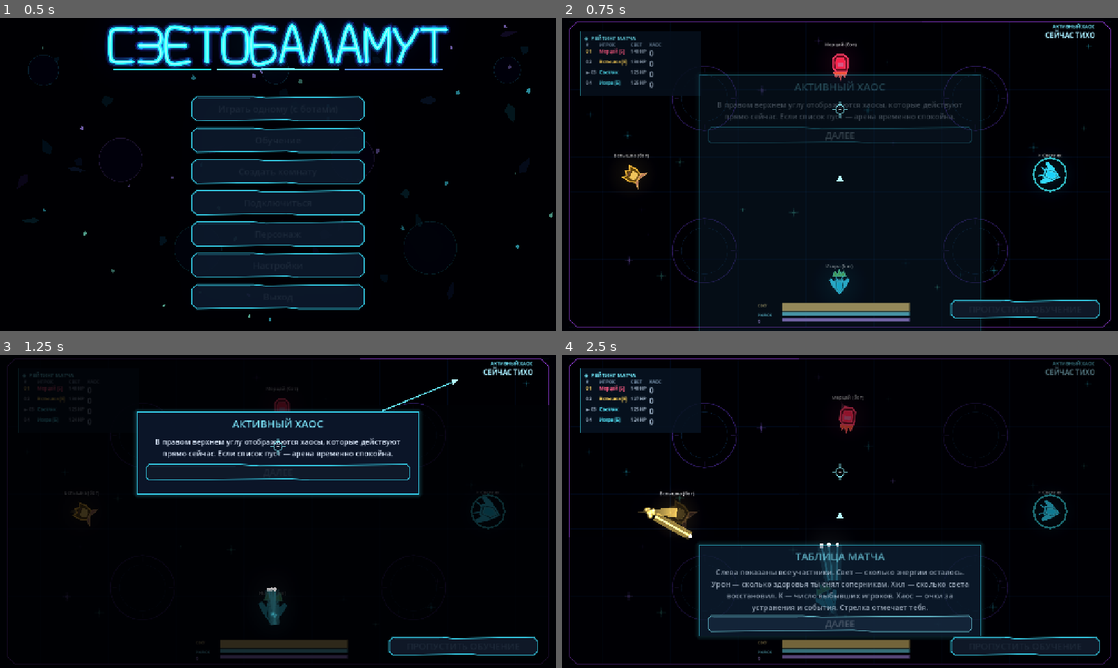
Above: before the commit, frames 1-4 (two rows, left to right).
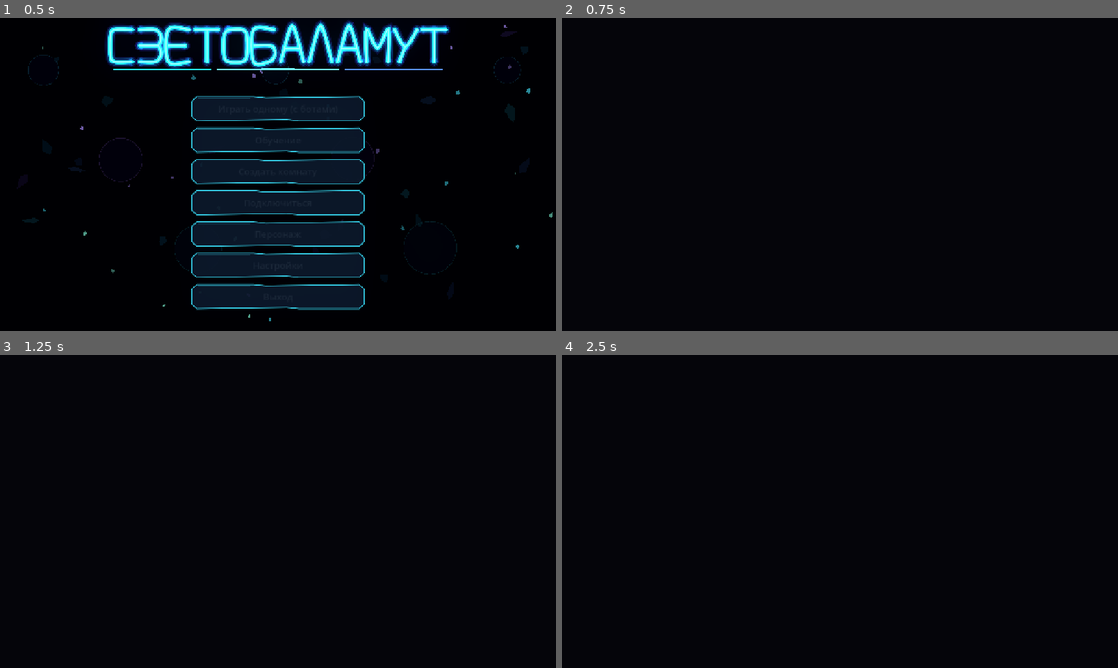
Above: after the commit, the same moments.

Repository: DvoreZZKy/svetobalamut
Game: Godot game, scene res://scenes/menu.tscn
The game is run twice, just before and just after one commit, with the same random seed, the same clock (stepped at 60 frames per second) and the same inputs.
Inputs (mouse positions are in pixels of both pictures, inside the frame that each line leads up to):
- Up to frame 1 (0.5 s): no input
- Up to frame 2 (0.75 s): click "Играть одному (с ботами)" at 0.5 s
- Up to frame 3 (1.25 s): no input
- Up to frame 4 (2.5 s): tap Enter (restart) at 1.25 s; move the mouse to (962, 495) at 1.27 s; press the mouse at (962, 495) at 1.28 s; hold D (right) 1.28-2 s; tap E (possess) at 1.55 s; release the mouse at (962, 495) at 2 s; click (840, 473) at 2 s, where only the run before the commit has a clickable "ДАЛЕЕ"

Frame 1 is identical in both runs. In frame 2, 8.0% of the frame differs, in the area x 1-99%, y 1-100%; in frame 3, 19%; in frame 4, 21%, in the area x 1-99%, y 1-99%.
Error after the commit: Parse Error: Unindent doesn't match the previous indentation level. (res://scripts/arena.gd:82)

Commit message:
Improve arena controls HUD and interactive match results

Diff:
--- a/scripts/arena.gd
+++ b/scripts/arena.gd
@@ -65,7 +65,15 @@
 		heal_strength = maxf(heal_strength, clampf(amount / 18.0, 0.25, 0.85))
 		queue_redraw()
 
-	func _process(dt: float) -> void:
+
+func _input(event: InputEvent) -> void:
+	if event is InputEventMouseMotion and not pause_open:
+		var sensitivity := G.mouse_sensitivity if G.match_mouse_sensitivity else 1.0
+		aim_screen_pos += event.relative * sensitivity
+		aim_screen_pos = aim_screen_pos.clamp(Vector2.ZERO, get_viewport().get_visible_rect().size)
+
+
+func _process(dt: float) -> void:
 		damage_strength = move_toward(damage_strength, 0.0, dt * 2.8)
 		heal_strength = move_toward(heal_strength, 0.0, dt * 2.2)
 		if damage_strength > 0.01 or heal_strength > 0.01:
@@ -100,6 +108,10 @@
 var capsule_reload_bar: ProgressBar
 var cursor_layer: CanvasLayer
 var cursor_canvas: Control
+var aim_screen_pos := Vector2.ZERO
+var stopwatch_lbl: Label
+var result_cards: Array[Button] = []
+var result_detail_open := false
 var banner: Label
 var score_lbl: RichTextLabel
 var help_lbl: Label
@@ -308,10 +320,10 @@
 	timer_lbl.mouse_filter = Control.MOUSE_FILTER_IGNORE
 	timer_lbl.anchor_left = 1.0
 	timer_lbl.anchor_right = 1.0
-	timer_lbl.offset_left = -383
-	timer_lbl.offset_right = -53
-	timer_lbl.offset_top = 12
-	timer_lbl.offset_bottom = 270
+	timer_lbl.offset_left = -430
+	timer_lbl.offset_right = -100
+	timer_lbl.offset_top = 74
+	timer_lbl.offset_bottom = 332
 	timer_lbl.horizontal_alignment = HORIZONTAL_ALIGNMENT_RIGHT
 	timer_lbl.add_theme_font_size_override("normal_font_size", 11)
 	timer_lbl.add_theme_font_override("normal_font", _bold_hud_font())
@@ -320,6 +332,14 @@
 	timer_lbl.add_theme_constant_override("table_v_separation", 1)
 	timer_lbl.modulate = Color("#a9efff")
 	cl.add_child(timer_lbl)
+	stopwatch_lbl = _label("00:00", 20, Vector2.ZERO, Vector2(160, 34), cl, true)
+	stopwatch_lbl.anchor_left = 0.5
+	stopwatch_lbl.anchor_right = 0.5
+	stopwatch_lbl.offset_left = -80
+	stopwatch_lbl.offset_right = 80
+	stopwatch_lbl.offset_top = 14
+	stopwatch_lbl.offset_bottom = 48
+	stopwatch_lbl.add_theme_color_override("font_color", Color("#b7f7ff"))
 	banner = _label("", 70, Vector2.ZERO, Vector2(1280, 100), cl, true)
 	banner.anchor_left = 0.5
 	banner.anchor_right = 0.5
@@ -333,7 +353,7 @@
 	score_lbl.bbcode_enabled = true
 	score_lbl.fit_content = false
 	score_lbl.scroll_active = false
-	score_lbl.position = Vector2(42, 30)
+	score_lbl.position = Vector2(52, 74)
 	score_lbl.size = Vector2(280, 150)
 	score_lbl.clip_contents = true
 	score_lbl.mouse_filter = Control.MOUSE_FILTER_IGNORE
@@ -513,6 +533,15 @@
 	cl.add_child(over_menu_btn)
 	over_restart_btn.visible = false
 	over_menu_btn.visible = false
+	for category in ["УРОН", "ХИЛ", "УБИЙСТВА", "ХАОС"]:
+		var card := FacetButton.new()
+		card.text = category
+		card.custom_minimum_size = Vector2(190, 118)
+		card.visible = false
+		_style_result_button(card, Color("#64eaff"))
+		card.pressed.connect(_open_result_category.bind(category))
+		cl.add_child(card)
+		result_cards.append(card)
 
 
 # -------------------------------------------------------------- рисование --
@@ -669,33 +698,39 @@
 	add_child(cursor_layer)
 	cursor_canvas = Control.new()
 	cursor_canvas.mouse_filter = Control.MOUSE_FILTER_IGNORE
-	cursor_canvas.size = Vector2(38, 38)
+	cursor_canvas.size = Vector2(48, 48)
 	cursor_canvas.z_index = 100
 	cursor_canvas.draw.connect(_draw_aim_cursor)
 	cursor_layer.add_child(cursor_canvas)
-	Input.mouse_mode = Input.MOUSE_MODE_HIDDEN
+	Input.mouse_mode = Input.MOUSE_MODE_CAPTURED
+	aim_screen_pos = get_viewport().get_visible_rect().size * 0.5
 
 
 func _draw_aim_cursor() -> void:
 	if not is_instance_valid(cursor_canvas):
 		return
-	var center := Vector2(19, 19)
+	var center := Vector2(24, 24)
 	var color := Color("#8df6ff")
-	cursor_canvas.draw_arc(center, 10.0, 0.0, TAU, 32, Color(color, 0.9), 1.6, true)
-	cursor_canvas.draw_line(Vector2(19, 1), Vector2(19, 8), color, 2.0, true)
-	cursor_canvas.draw_line(Vector2(19, 30), Vector2(19, 37), color, 2.0, true)
-	cursor_canvas.draw_line(Vector2(1, 19), Vector2(8, 19), color, 2.0, true)
-	cursor_canvas.draw_line(Vector2(30, 19), Vector2(37, 19), color, 2.0, true)
-	cursor_canvas.draw_circle(center, 2.0, Color.WHITE)
+	cursor_canvas.draw_arc(center, 13.0, 0.0, TAU, 32, Color.BLACK, 5.0, true)
+	cursor_canvas.draw_arc(center, 13.0, 0.0, TAU, 32, Color(color, 1.0), 2.8, true)
+	cursor_canvas.draw_line(Vector2(24, 0), Vector2(24, 9), Color.BLACK, 5.0, true)
+	cursor_canvas.draw_line(Vector2(24, 39), Vector2(24, 48), Color.BLACK, 5.0, true)
+	cursor_canvas.draw_line(Vector2(0, 24), Vector2(9, 24), Color.BLACK, 5.0, true)
+	cursor_canvas.draw_line(Vector2(39, 24), Vector2(48, 24), Color.BLACK, 5.0, true)
+	cursor_canvas.draw_line(Vector2(24, 0), Vector2(24, 9), color, 2.2, true)
+	cursor_canvas.draw_line(Vector2(24, 39), Vector2(24, 48), color, 2.2, true)
+	cursor_canvas.draw_line(Vector2(0, 24), Vector2(9, 24), color, 2.2, true)
+	cursor_canvas.draw_line(Vector2(39, 24), Vector2(48, 24), color, 2.2, true)
+	cursor_canvas.draw_circle(center, 3.0, Color.WHITE)
 
 
 func _read_input() -> Dictionary:
 	return {
 		"mv": Input.get_vector("left", "right", "up", "down"),
-		"aim": get_global_mouse_position(),
+		"aim": get_canvas_transform().affine_inverse() * aim_screen_pos,
 		"fire": Input.is_action_pressed("fire"),
 		"dash": Input.is_action_pressed("dash"),
-		"poss": Input.is_action_pressed("possess"),
+		"poss": Input.is_action_pressed("possess") or (bool(view.get("pl", []).filter(func(p): return int(p.i) == local_id and p.s).size() > 0) and Input.is_action_pressed("fire")),
 		"ability": Input.is_action_just_pressed("ability"),
 	}
 
@@ -716,7 +751,7 @@
 	ability_latch = maxf(0.0, ability_latch - dt)
 	inp["ability"] = ability_latch > 0.0
 	if pause_open:
-		inp = {"mv": Vector2.ZERO, "aim": get_global_mouse_position(),
+		inp = {"mv": Vector2.ZERO, "aim": get_canvas_transform().affine_inverse() * aim_screen_pos,
 			"fire": false, "dash": false, "poss": false, "ability": false}
 	if not is_client:
 		sim.inputs[local_id] = inp
@@ -763,7 +798,7 @@
 		bullet_layer.queue_redraw()
 	last_bullet_count = bullet_count
 	if is_instance_valid(cursor_canvas):
-		cursor_canvas.position = get_viewport().get_mouse_position() - cursor_canvas.size * 0.5
+		cursor_canvas.position = aim_screen_pos - cursor_canvas.size * 0.5
 		cursor_canvas.queue_redraw()
 	shake = maxf(0.0, shake - (shake * 8.0 + 25.0) * dt)
 	var s: float = shake if G.shake_on else 0.0
@@ -841,7 +876,7 @@
 		cam.rotation = 0.0
 	if is_instance_valid(cursor_canvas):
 		cursor_canvas.visible = not pause_open
-	Input.mouse_mode = Input.MOUSE_MODE_VISIBLE if pause_open else Input.MOUSE_MODE_HIDDEN
+	Input.mouse_mode = Input.MOUSE_MODE_VISIBLE if pause_open else Input.MOUSE_MODE_CAPTURED
 	if pause_open:
 		pause_title.text = "ПАУЗА" if (not Net.online or G.tutorial_active) else "МЕНЮ МАТЧА"
 		pause_menu_btn.text = "ВЫЙТИ ИЗ МАТЧА"
@@ -961,8 +996,9 @@
 			pv.hat = new_hat
 		var lbl: Label = pv.lbl
 		root.visible = vis
-		local_ring.visible = (id == local_id and not shadow and not _is_potato())
-		local_ring.width = 4.0 + 1.5 * (0.5 + 0.5 * sin(t * 5.0))
+		local_ring.visible = ((id == local_id and not shadow) or float(pd.get("dr", 0.0)) > 0.0) and not _is_potato()
+		local_ring.default_color = Color("#ffdc70") if float(pd.get("dr", 0.0)) > 0.0 else Color("#8df6ff")
+		local_ring.width = 5.0 + 2.0 * (0.5 + 0.5 * sin(t * 7.0))
 		capsule_charge_ring.visible = false
 		var ability_ring: Line2D = pv.ability_ring
 		var ability_on: bool = float(pd.get("ab", 0.0)) > 0.0 and not shadow and (int(pd.k) == 0 or int(pd.k) == 1)
@@ -992,7 +1028,7 @@
 			if not _is_potato():
 				actor.scale = Vector2.ONE * 0.62 * (1.0 + 0.025 * sin(t * 4.0 + float(id)))
 		else:
-			var c := col if _is_potato() else G.hdr(col, 0.78 + 0.42 * lf)
+			var c := col if _is_potato() else G.hdr(col, 1.0 + 0.55 * lf)
 			if pd.h > 0.0:
 				c = Color.WHITE if _is_potato() else Color(3.2, 3.2, 3.2)
 			if pd.iv > 0.0 and not _is_potato():
@@ -1004,7 +1040,7 @@
 				root.position += Vector2(randf_range(-6, 6), randf_range(-6, 6))
 			actor.modulate = c
 			var hc := G.hdr(col, 0.12 + 0.28 * lf)
-			hc.a = 0.12 + 0.22 * lf
+			hc.a = 0.20 + 0.32 * lf
 			halo.modulate = hc
 		lbl.visible = vis and not shadow
 		var nm: String = pd.n
@@ -1155,6 +1191,8 @@
 	if pause_open:
 		_layout_pause_menu()
 	var over: bool = view.get("ph", "play") == "over"
+	var elapsed := int(float(view.get("elapsed", 0.0)))
+	stopwatch_lbl.text = "%02d:%02d" % [elapsed / 60, elapsed % 60]
 	var active_chaos: Array[String] = []
 	var fx: Dictionary = view.get("fx", {})
 	for chaos_key in fx.keys():
@@ -1241,6 +1279,9 @@
 		over_lbl.visible = true
 		over_restart_btn.visible = not is_client
 		over_menu_btn.visible = true
+		over_menu_btn.text = "В МЕНЮ"
+		if not over_menu_btn.pressed.is_connected(_to_menu):
+			over_menu_btn.pressed.connect(_to_menu)
 		var wn := "никто"
 		for pd in view.get("pl", []):
 			if pd.i == view.get("wn", 0):
@@ -1258,26 +1299,55 @@
 		kill_rank.sort_custom(func(a, b): return int(a.ki) > int(b.ki))
 		chaos_rank.sort_custom(func(a, b): return int(a.pt) > int(b.pt))
 		var report := "[center][font_size=30][b][color=#68edff]◈  ИТОГИ МАТЧА  ◈[/color][/b][/font_size]\n"
-		report += "[font_size=24][color=#ffffff]ПОБЕДИТЕЛЬ[/color]  [color=#ffd76a]%s[/color][/font_size]\n" % wn
-		report += "[color=#52718e]━━━━━━━━━━━━━━━━━━━━━━━━━━━━━━━━━━━━[/color]\n"
-		report += "[font_size=18][b][color=#ff8d83]⚔  УРОН[/color][/b][/font_size]\n"
-		report += "[font_size=20][color=#eaf6ff]%s[/color][/font_size]\n" % _rank_line(damage_rank, "dm")
-		report += "[font_size=18][b][color=#69e9bd]✚  ВОССТАНОВЛЕНИЕ[/color][/b][/font_size]\n"
-		report += "[font_size=20][color=#eaf6ff]%s[/color][/font_size]\n" % _rank_line(heal_rank, "hl")
-		report += "[font_size=18][b][color=#c5a0ff]✦  УБИЙСТВА[/color][/b][/font_size]\n"
-		report += "[font_size=20][color=#eaf6ff]%s[/color][/font_size]\n" % _rank_line(kill_rank, "ki")
-		report += "[font_size=18][b][color=#ffd76a]☄  ХАОС[/color][/b][/font_size]\n"
-		report += "[font_size=20][color=#eaf6ff]%s[/color][/font_size][/center]" % _rank_line(chaos_rank, "pt")
+		report += "[font_size=22][color=#ffffff]ПОБЕДИТЕЛЬ[/color]  [color=#ffd76a]%s[/color]\n" % wn
+		report += "[font_size=16][color=#9ab8d4]ВРЕМЯ МАТЧА  %02d:%02d[/color][/font_size][/center]" % [int(float(view.get("elapsed", 0.0))) / 60, int(float(view.get("elapsed", 0.0))) % 60]
 		over_lbl.text = report
 		over_lbl.modulate = Color.WHITE
+		result_detail_open = false
+		for card in result_cards: card.visible = true
 		_layout_game_over()
 	else:
 		over_rect.visible = false
 		over_shape.visible = false
 		over_outline.visible = false
 		over_lbl.visible = false
+		for card in result_cards: card.visible = false
+		result_detail_open = false
 		over_restart_btn.visible = false
 		over_menu_btn.visible = false
+
+
+func _open_result_category(category: String) -> void:
+	result_detail_open = true
+	var key := {"УРОН":"dm", "ХИЛ":"hl", "УБИЙСТВА":"ki", "ХАОС":"pt"}.get(category, "pt")
+	var rows: Array = []
+	for pd in view.get("pl", []): rows.append(pd)
+	rows.sort_custom(func(a, b): return float(a.get(key, 0.0)) > float(b.get(key, 0.0)))
+	var lines := "[center][font_size=26][b][color=#70eaff]%s[/color][/b][/font_size]\n" % category
+	for i in rows.size():
+		var p: Dictionary = rows[i]
+		lines += "%02d   %s   •   %s\n" % [i + 1, str(p.n), str(int(p.get(key, 0)))]
+	lines += "[/center]"
+	over_lbl.text = lines
+	for card in result_cards: card.visible = false
+	over_restart_btn.visible = false
+	over_menu_btn.text = "ВЕРНУТЬСЯ"
+	over_menu_btn.pressed.disconnect(_to_menu)
+	over_menu_btn.pressed.connect(_close_result_category, CONNECT_ONE_SHOT)
+	var tween := create_tween()
+	over_lbl.modulate.a = 0.0
+	tween.tween_property(over_lbl, "modulate:a", 1.0, 0.35)
+
+
+func _close_result_category() -> void:
+	result_detail_open = false
+	over_menu_btn.text = "В МЕНЮ"
+	over_menu_btn.pressed.disconnect(_close_result_category)
+	over_menu_btn.pressed.connect(_to_menu)
+	for card in result_cards: card.visible = true
+	over_restart_btn.visible = not is_client
+	over_lbl.modulate.a = 1.0
+	_update_hud(0.0)
 
 
 func _rank_line(rank: Array, key: String) -> String:
@@ -1326,6 +1396,11 @@
 	over_lbl.size = Vector2(panel_size.x - 104.0, panel_size.y - 150.0)
 	over_lbl.add_theme_font_size_override("normal_font_size", 20)
 	over_lbl.add_theme_constant_override("line_separation", 5)
+	var cards_y := pos.y + 148.0
+	for i in result_cards.size():
+		var card := result_cards[i]
+		card.position = Vector2(pos.x + 55.0 + float(i) * 220.0, cards_y)
+		card.size = Vector2(190, 150)
 	var buttons_y := pos.y + panel_size.y - 82.0
 	over_restart_btn.position = Vector2(pos.x + panel_size.x * 0.5 - 232.0, buttons_y)
 	over_menu_btn.position = Vector2(pos.x + panel_size.x * 0.5 + 22.0, buttons_y)
